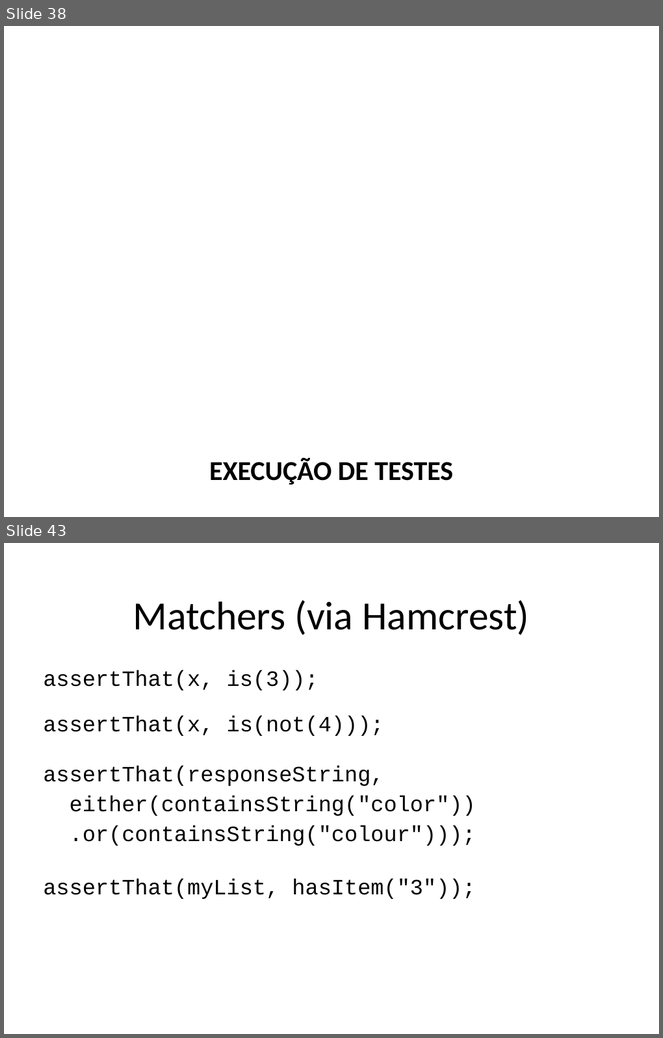
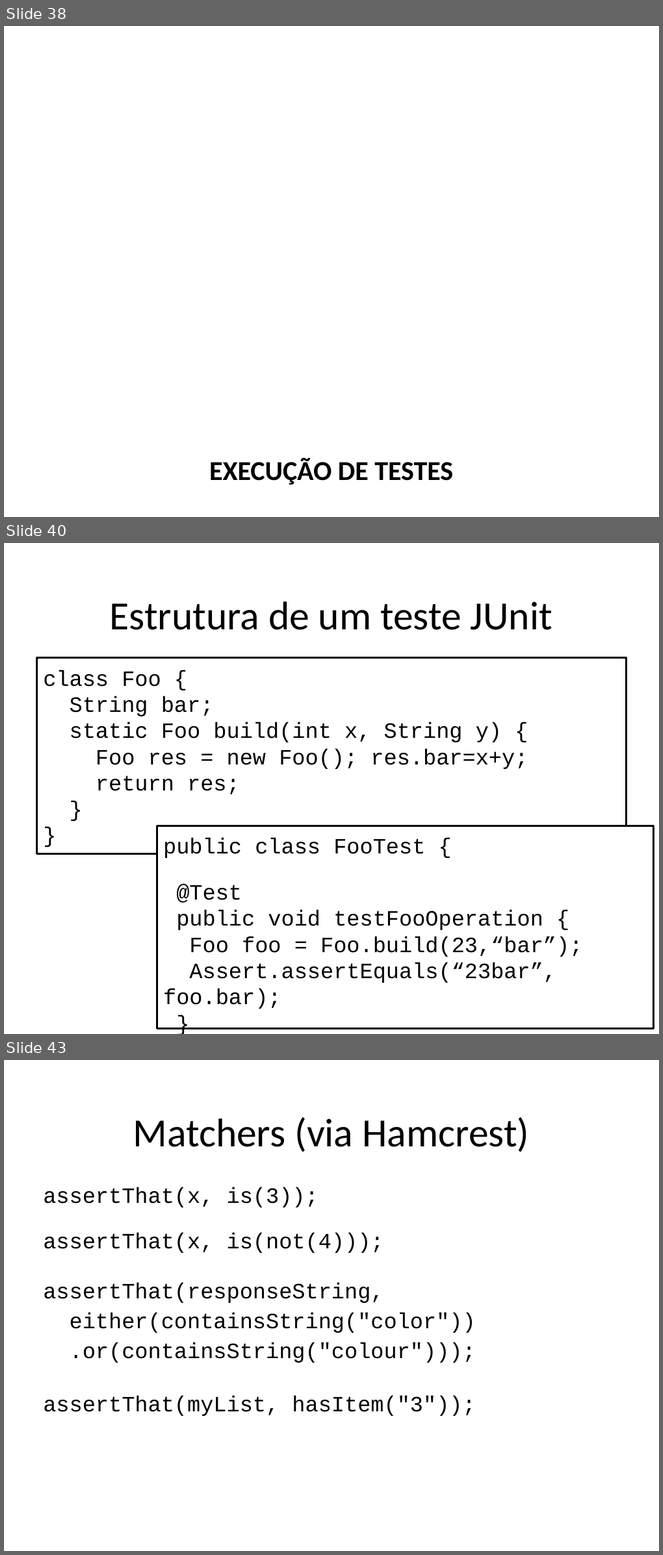
Before and after one commit to STAR-RG/testing-cin, a slide deck: slides.pptx. Shown one above the other, each under a label of ours: slides 38 and 43 before the commit, slides 38, 40 and 43 after it; the slides between them are not shown. The pictures are 663x1038 and 663x1555 pixels, drawn with LibreOffice and Linux fonts; fonts in the diff are those of the drawing. Boxes give left, top, right and bottom in pixels: in the first picture for what was removed or moved away, otherwise in the second. Text is boxed around its words. In the diff, an @@ line names an element or a change of style, - is before the commit and + after.

Commit message:
Add files via upload
minor changes after class

```diff
--- a/slides.pptx
+++ b/slides.pptx
@@ slide 40 added at bbox=[4, 543, 659, 1034], background #FFFFFF @@
@@ text added at bbox=[110, 601, 553, 630], 44 pt, text #000000 @@
+Estrutura de um teste JUnit
@@ rectangle added at bbox=[36, 657, 627, 854], fill #FFFFFF, outline #000000 2 pt, 24 pt, text #000000 @@
+class Foo {
+String bar;
+static Foo build(int x, String y) {
+Foo res = new Foo(); res.bar=x+y;
+return res;
+}
+}
@@ rectangle added at bbox=[157, 826, 653, 1029], fill #FFFFFF, outline #000000 2 pt, 24 pt, text #000000 @@
+public class FooTest {
+@Test
+public void testFooOperation {
+Foo foo = Foo.build(23,“bar”);
+Assert.assertEquals(“23bar”, foo.bar);
+}
+}
```
Also in this commit, not shown: 9 slides changed, 2 other slides added, 4 slides removed.
